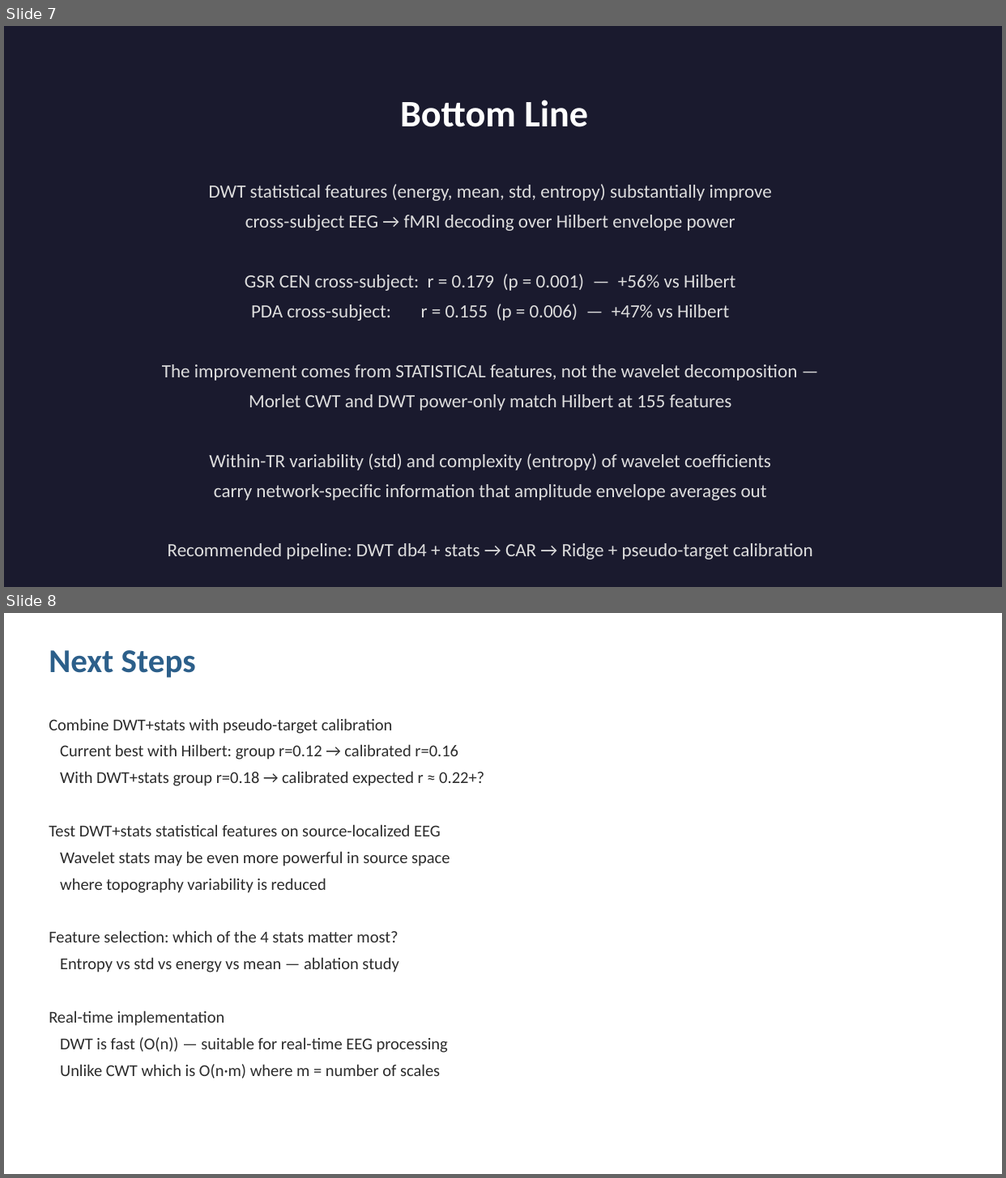
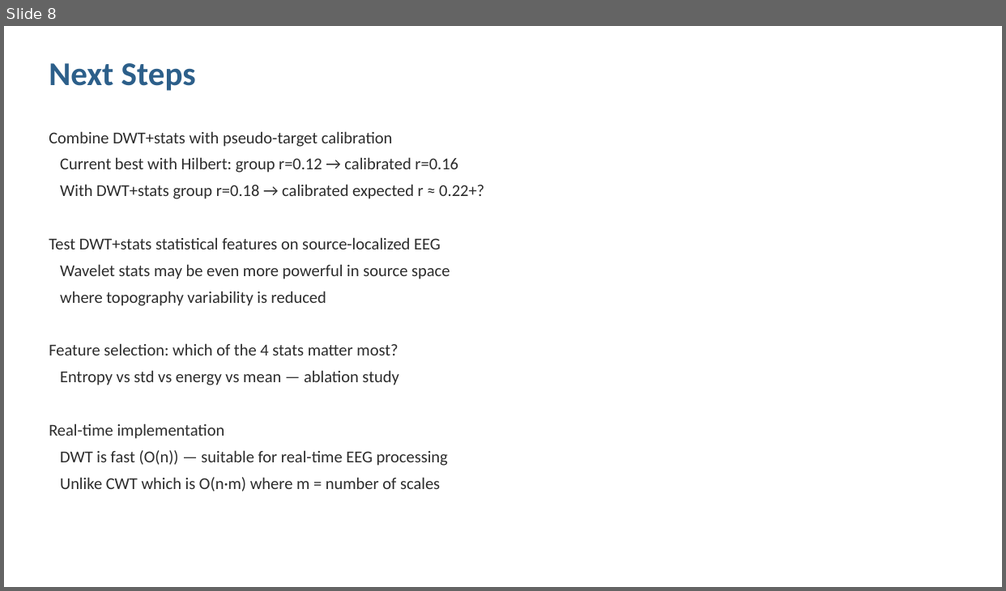
Before and after one commit to cccbauer/dmnelf, a slide deck: analysis/fingerprint/wavelet_coupling/wavelet_coupling_results.pptx. Shown one above the other, each under a label of ours: slides 7 and 8 before the commit, slide 8 after it. The pictures are 1006x1178 and 1006x591 pixels, drawn with LibreOffice and Linux fonts; fonts in the diff are those of the drawing. Boxes give left, top, right and bottom in pixels: in the first picture for what was removed or moved away, otherwise in the second. Text is boxed around its words. In the diff, an @@ line names an element or a change of style, - is before the commit and + after.

```diff
--- a/analysis/fingerprint/wavelet_coupling/wavelet_coupling_results.pptx
+++ b/analysis/fingerprint/wavelet_coupling/wavelet_coupling_results.pptx
@@ slide 7 removed at bbox=[4, 26, 1002, 587], background #1A1A2E @@
@@ text removed at bbox=[400, 100, 588, 127] @@
-Bottom Line
@@ text removed at bbox=[162, 184, 813, 560] @@
-DWT statistical features (energy, mean, std, entropy) substantially improve
-cross-subject EEG → fMRI decoding over Hilbert envelope power
-GSR CEN cross-subject: r = 0.179 (p = 0.001) — +56% vs Hilbert
-PDA cross-subject: r = 0.155 (p = 0.006) — +47% vs Hilbert
-The improvement comes from STATISTICAL features, not the wavelet decomposition —
-Morlet CWT and DWT power-only match Hilbert at 155 features
-Within-TR variability (std) and complexity (entropy) of wavelet coefficients
-carry network-specific information that amplitude envelope averages out
-Recommended pipeline: DWT db4 + stats → CAR → Ridge + pseudo-target calibration
```
Also in this commit, not shown: 4 slides added, 5 other files.
